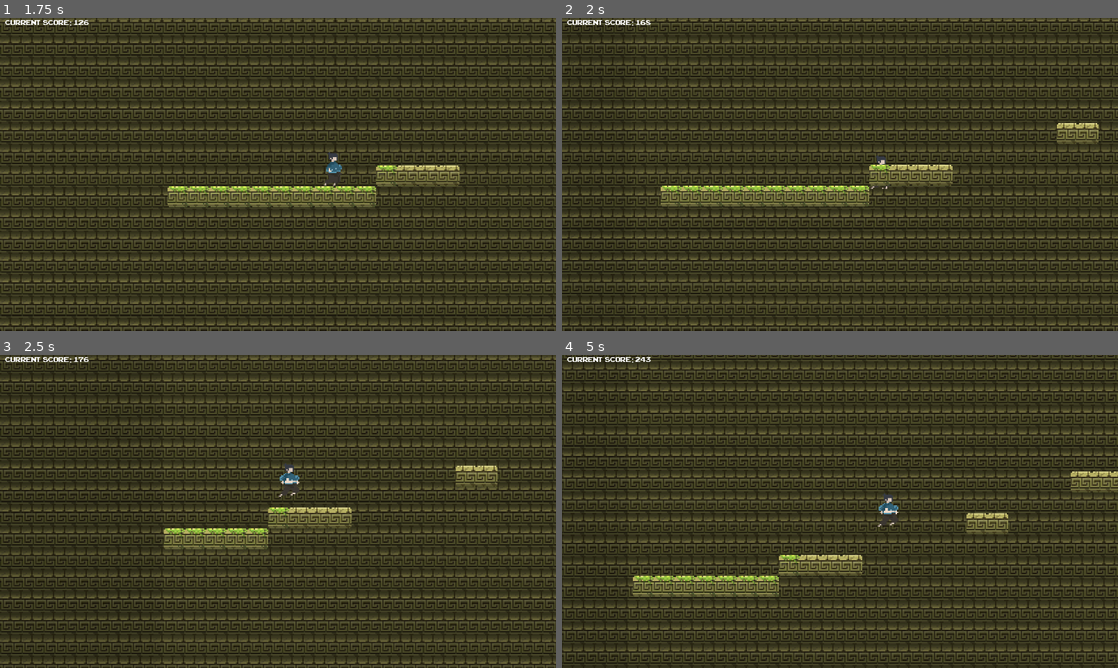
Above: before the commit, frames 1-4 (two rows, left to right).
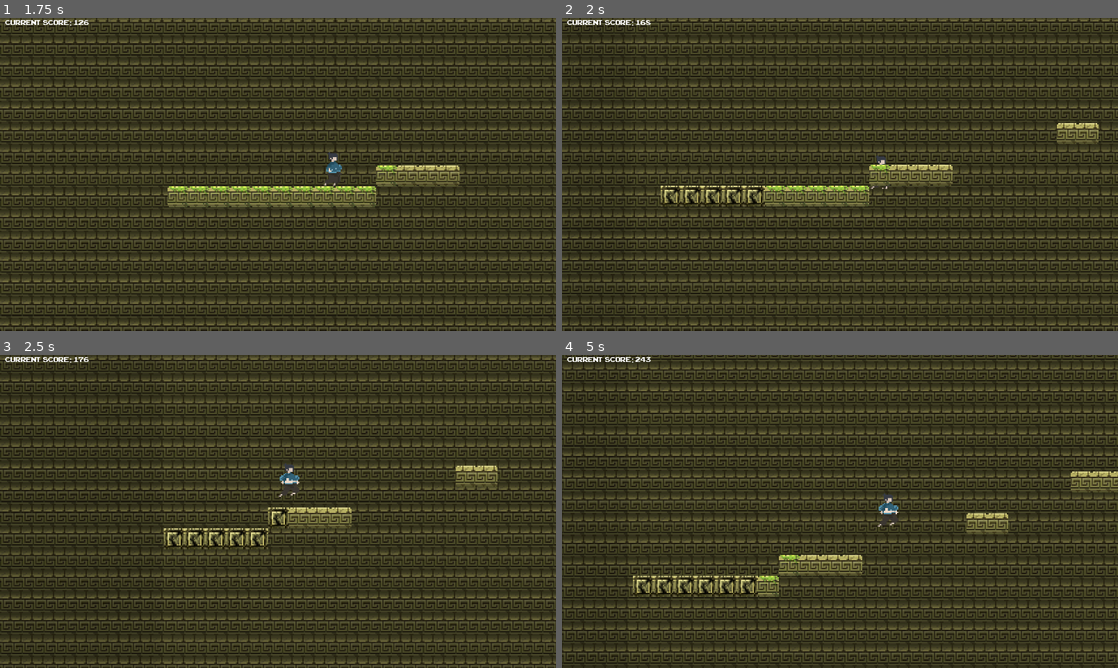
Above: after the commit, the same moments.

Repository: logan03109/second-jame-gam
Game: Godot game, scene res://scenes/Menu.tscn
Two runs of this game, one before a commit and one after it. Both use one fixed random seed, a clock stepped at 60 frames per second and the inputs below. The engine's default icon, where the game draws it, is replaced by a stand-in: a white triangle on a blue panel in a dark square.
Inputs (mouse positions are in pixels of both pictures, inside the frame that each line leads up to):
- Up to frame 1 (1.75 s): click "PLAY" at 0.5 s; move the mouse to (400, 158) at 1.27 s; hold D (p1_right) from 1.28 s (still down); tap F (p1_dash) at 1.35 s; click (400, 158) at 1.42 s; tap W (p1_jump) at 1.52 s
- Up to frame 2 (2 s): keep holding D (p1_right)
- Up to frame 3 (2.5 s): keep holding D (p1_right); move the mouse to (166, 527) at 2.02 s; tap / (p2_dash) at 2.1 s; tap W (p1_jump) at 2.27 s
- Up to frame 4 (5 s): move the mouse to (895, 442) at 2.77 s; release D (p1_right) at 2.78 s; hold A (p1_left) 2.78-3.53 s; tap Down (p2_down) at 2.85 s; move the mouse to (812, 574) at 3.52 s; hold D (p1_right) from 3.53 s (still down); tap L (p2_join) at 3.6 s; click (812, 574) at 3.67 s; tap W (p1_jump) at 3.77, 4.52 s; move the mouse to (1006, 558) at 4.27 s; tap Left (p2_left) at 4.35 s

Frame 1 is identical in both runs. In frame 2, 1.0% of the frame differs, in the area x 17-37%, y 53-61%; in frame 3, 1.2%; in frame 4, 1.2%, in the area x 12-36%, y 70-78%.

Commit message:
bug fixes

Diff:
--- a/scenes/GDLTchunk.tscn
+++ b/scenes/GDLTchunk.tscn
@@ -3,6 +3,7 @@
 [ext_resource type="Texture2D" uid="uid://b8ei0qxkov3pa" path="res://assets/Screenshot 2026-06-04 113736.png" id="1_acjtj"]
 [ext_resource type="Script" uid="uid://chl7is63tud05" path="res://scripts/scene_scripts/gdl_tchunk.gd" id="1_mm4kq"]
 [ext_resource type="Texture2D" uid="uid://bujd5gs24k1tu" path="res://assets/gd block second.png" id="2_mm4kq"]
+[ext_resource type="Texture2D" uid="uid://h2rm05jn4hxo" path="res://assets/tile 3 decayed.png" id="4_n3nfo"]
 
 [sub_resource type="TileSetAtlasSource" id="TileSetAtlasSource_0dxg6"]
 texture = ExtResource("1_acjtj")
@@ -14,11 +15,15 @@
 0:0/0 = 0
 0:0/0/physics_layer_0/polygon_0/points = PackedVector2Array(-8, -8, 8, -8, 8, 8, -8, 8)
 
+[sub_resource type="TileSetAtlasSource" id="TileSetAtlasSource_2n8oa"]
+texture = ExtResource("4_n3nfo")
+
 [sub_resource type="TileSet" id="TileSet_lvfo5"]
 physics_layer_0/collision_layer = 3
 physics_layer_0/collision_mask = 3
 sources/0 = SubResource("TileSetAtlasSource_0dxg6")
 sources/1 = SubResource("TileSetAtlasSource_gsspq")
+sources/3 = SubResource("TileSetAtlasSource_2n8oa")
 
 [sub_resource type="RectangleShape2D" id="RectangleShape2D_lx8el"]
 size = Vector2(3, 120.5)
--- a/scenes/Main.tscn
+++ b/scenes/Main.tscn
@@ -9,6 +9,7 @@
 [ext_resource type="PackedScene" uid="uid://doj1lafa43rle" path="res://scenes/Player_2.tscn" id="5_vcsgt"]
 [ext_resource type="PackedScene" uid="uid://c4w4djvera0lb" path="res://scenes/chunk_5.tscn" id="6_q8u5g"]
 [ext_resource type="PackedScene" uid="uid://t60pgi0w1ghl" path="res://scenes/GDLTchunk.tscn" id="7_wp0k4"]
+[ext_resource type="Texture2D" uid="uid://br255qjg547ai" path="res://assets/tile 3 cracked.png" id="8_bjd11"]
 [ext_resource type="Texture2D" uid="uid://dj3vtbyyryeuv" path="res://assets/background v4.png" id="10_lhr70"]
 [ext_resource type="FontFile" uid="uid://cfugxf8f24uka" path="res://assets/ARCADECLASSIC.TTF" id="12_mwfav"]
 
@@ -18,6 +19,7 @@
 max_zoom = 3.0
 chunk_scenes = Array[PackedScene]([ExtResource("3_c01mt"), ExtResource("4_nxtc6"), ExtResource("5_jlsqs"), ExtResource("6_q8u5g"), ExtResource("7_wp0k4")])
 start_chunk = ExtResource("3_vcsgt")
+crack_texture = ExtResource("8_bjd11")
 
 [node name="GameCamera" type="Camera2D" parent="." unique_id=982389235]
 position_smoothing_enabled = true
--- a/scenes/chunk_2.tscn
+++ b/scenes/chunk_2.tscn
@@ -4,6 +4,7 @@
 [ext_resource type="Texture2D" uid="uid://rw003wb3l6jy" path="res://assets/stone tile dark.png" id="1_qywaf"]
 [ext_resource type="Texture2D" uid="uid://ci0vubrwyojin" path="res://assets/grass stone tile.png" id="2_qnukp"]
 [ext_resource type="Texture2D" uid="uid://cfb8dbbm6krt3" path="res://assets/tile 6 copper.png" id="4_bkmvv"]
+[ext_resource type="Texture2D" uid="uid://h2rm05jn4hxo" path="res://assets/tile 3 decayed.png" id="5_iaaf2"]
 
 [sub_resource type="TileSetAtlasSource" id="TileSetAtlasSource_0dxg6"]
 texture = ExtResource("1_qywaf")
@@ -19,12 +20,18 @@
 0:0/0 = 0
 0:0/0/physics_layer_0/polygon_0/points = PackedVector2Array(-8, -8, 8, -8, 8, 8, -8, 8)
 
+[sub_resource type="TileSetAtlasSource" id="TileSetAtlasSource_x1qyj"]
+texture = ExtResource("5_iaaf2")
+0:0/0 = 0
+0:0/0/physics_layer_0/polygon_0/points = PackedVector2Array(-8, -8, 8, -8, 8, 8, -8, 8)
+
 [sub_resource type="TileSet" id="TileSet_lvfo5"]
 physics_layer_0/collision_layer = 3
 physics_layer_0/collision_mask = 3
 sources/0 = SubResource("TileSetAtlasSource_0dxg6")
 sources/1 = SubResource("TileSetAtlasSource_gsspq")
 sources/2 = SubResource("TileSetAtlasSource_iaaf2")
+sources/3 = SubResource("TileSetAtlasSource_x1qyj")
 
 [sub_resource type="RectangleShape2D" id="RectangleShape2D_lx8el"]
 size = Vector2(3, 120.5)
--- a/scenes/chunk_3.tscn
+++ b/scenes/chunk_3.tscn
@@ -3,6 +3,7 @@
 [ext_resource type="Script" uid="uid://cxe0op2b7qs53" path="res://scripts/scene_scripts/chunk_3.gd" id="1_jnfqe"]
 [ext_resource type="Texture2D" uid="uid://rw003wb3l6jy" path="res://assets/stone tile dark.png" id="1_sng7j"]
 [ext_resource type="Texture2D" uid="uid://ci0vubrwyojin" path="res://assets/grass stone tile.png" id="2_jnfqe"]
+[ext_resource type="Texture2D" uid="uid://h2rm05jn4hxo" path="res://assets/tile 3 decayed.png" id="4_4cbmi"]
 [ext_resource type="Script" uid="uid://57xbua6agell" path="res://scripts/area_2d.gd" id="4_4k65o"]
 [ext_resource type="Texture2D" uid="uid://b8ei0qxkov3pa" path="res://assets/Screenshot 2026-06-04 113736.png" id="5_4cbmi"]
 
@@ -15,11 +16,17 @@
 texture = ExtResource("2_jnfqe")
 0:0/0 = 0
 
+[sub_resource type="TileSetAtlasSource" id="TileSetAtlasSource_47xwu"]
+texture = ExtResource("4_4cbmi")
+0:0/0 = 0
+0:0/0/physics_layer_0/polygon_0/points = PackedVector2Array(-8, -8, 8, -8, 8, 8, -8, 8)
+
 [sub_resource type="TileSet" id="TileSet_h4vka"]
 physics_layer_0/collision_layer = 3
 physics_layer_0/collision_mask = 3
 sources/0 = SubResource("TileSetAtlasSource_sng7j")
 sources/1 = SubResource("TileSetAtlasSource_jnfqe")
+sources/2 = SubResource("TileSetAtlasSource_47xwu")
 
 [sub_resource type="RectangleShape2D" id="RectangleShape2D_lvdxy"]
 size = Vector2(3, 120.5)
--- a/scenes/chunk_4.tscn
+++ b/scenes/chunk_4.tscn
@@ -3,6 +3,7 @@
 [ext_resource type="Texture2D" uid="uid://rw003wb3l6jy" path="res://assets/stone tile dark.png" id="1_6hmeb"]
 [ext_resource type="Script" uid="uid://vr4kpy6uvkeg" path="res://scripts/scene_scripts/chunk_4.gd" id="1_cvr14"]
 [ext_resource type="Texture2D" uid="uid://ci0vubrwyojin" path="res://assets/grass stone tile.png" id="2_cvr14"]
+[ext_resource type="Texture2D" uid="uid://h2rm05jn4hxo" path="res://assets/tile 3 decayed.png" id="4_8875b"]
 
 [sub_resource type="TileSetAtlasSource" id="TileSetAtlasSource_8875b"]
 texture = ExtResource("1_6hmeb")
@@ -13,11 +14,17 @@
 texture = ExtResource("2_cvr14")
 0:0/0 = 0
 
+[sub_resource type="TileSetAtlasSource" id="TileSetAtlasSource_7300w"]
+texture = ExtResource("4_8875b")
+0:0/0 = 0
+0:0/0/physics_layer_0/polygon_0/points = PackedVector2Array(-8, -8, 8, -8, 8, 8, -8, 8)
+
 [sub_resource type="TileSet" id="TileSet_7300w"]
 physics_layer_0/collision_layer = 3
 physics_layer_0/collision_mask = 3
 sources/0 = SubResource("TileSetAtlasSource_8875b")
 sources/1 = SubResource("TileSetAtlasSource_hcybd")
+sources/3 = SubResource("TileSetAtlasSource_7300w")
 
 [sub_resource type="RectangleShape2D" id="RectangleShape2D_iysbd"]
 size = Vector2(3, 120.5)
--- a/scenes/chunk_5.tscn
+++ b/scenes/chunk_5.tscn
@@ -4,7 +4,7 @@
 [ext_resource type="Texture2D" uid="uid://b8ei0qxkov3pa" path="res://assets/Screenshot 2026-06-04 113736.png" id="1_pmgtx"]
 [ext_resource type="Texture2D" uid="uid://bujd5gs24k1tu" path="res://assets/gd block second.png" id="2_edwfw"]
 [ext_resource type="Texture2D" uid="uid://rw003wb3l6jy" path="res://assets/stone tile dark.png" id="4_kgy54"]
-[ext_resource type="Texture2D" uid="uid://ci0vubrwyojin" path="res://assets/grass stone tile.png" id="4_m3ala"]
+[ext_resource type="Texture2D" uid="uid://cmd4j5s1ga6en" path="res://assets/tile 4 decayed.png" id="4_m3ala"]
 
 [sub_resource type="TileSetAtlasSource" id="TileSetAtlasSource_0dxg6"]
 texture = ExtResource("1_pmgtx")
@@ -18,7 +18,7 @@
 [sub_resource type="TileSetAtlasSource" id="TileSetAtlasSource_25xth"]
 texture = ExtResource("4_m3ala")
 0:0/0 = 0
-0:0/0/physics_layer_0/polygon_0/points = PackedVector2Array(-8, -8, 8, -8, 8, 8, -8, 8)
+0:0/0/physics_layer_0/polygon_0/points = PackedVector2Array(-8, 8, -8, -8, 8, -8, 8, 8)
 
 [sub_resource type="TileSetAtlasSource" id="TileSetAtlasSource_m3ala"]
 texture = ExtResource("4_kgy54")
--- a/scripts/main.gd
+++ b/scripts/main.gd
@@ -12,6 +12,8 @@
 @export var safe_chunk_interval := 1
 @export var safe_chunk_time := 2.0
 @export var powerup_spawn_chance := 0.2
+@export var crack_texture: Texture2D
+@export var crack_offset := 500
 
 @onready var timer_label := $CanvasLayer/TimerLabel
 @onready var score_label := $CanvasLayer/ScoreLabel
@@ -23,7 +25,6 @@
 @onready var decay_line := $DecayLine
 @onready var powerup := $Powerup
 @onready var powerup_scene: Resource = preload("res://scenes/powerup.tscn")
-
 var decay_wall_x        := -200.0
 var tile_decay          := {}
 var cached_cells        := []
@@ -249,7 +250,19 @@
 			var factor: float = clamp(inverse_lerp(0.0, 600.0, dist_behind), 0.0, 1.0)
 			var key := str(tm.get_instance_id()) + ":" + str(cell)
 			tile_decay[key] = factor
+
+			var dist_to_crack: float = (decay_wall_x - crack_offset) - world_pos.x
+			if dist_to_crack >= 0 and not entry.get("cracked", false):
+				entry["cracked"] = true
+				var sprite = Sprite2D.new()
+				sprite.texture = crack_texture
+				sprite.global_position = world_pos
+				add_child(sprite)
+				entry["sprite"] = sprite
+
 			if factor >= 1.0:
+				if entry.get("sprite") and is_instance_valid(entry["sprite"]):
+					entry["sprite"].queue_free()
 				cached_cells.erase(entry)
 				tm.erase_cell(0, cell)
 
